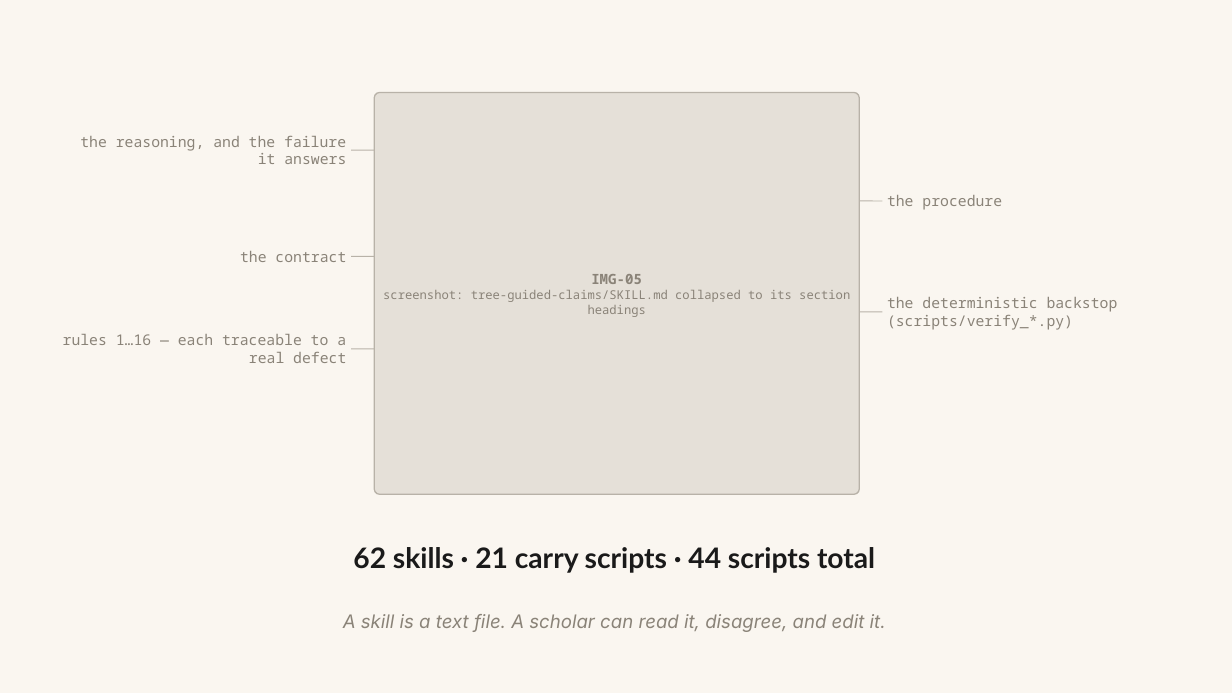
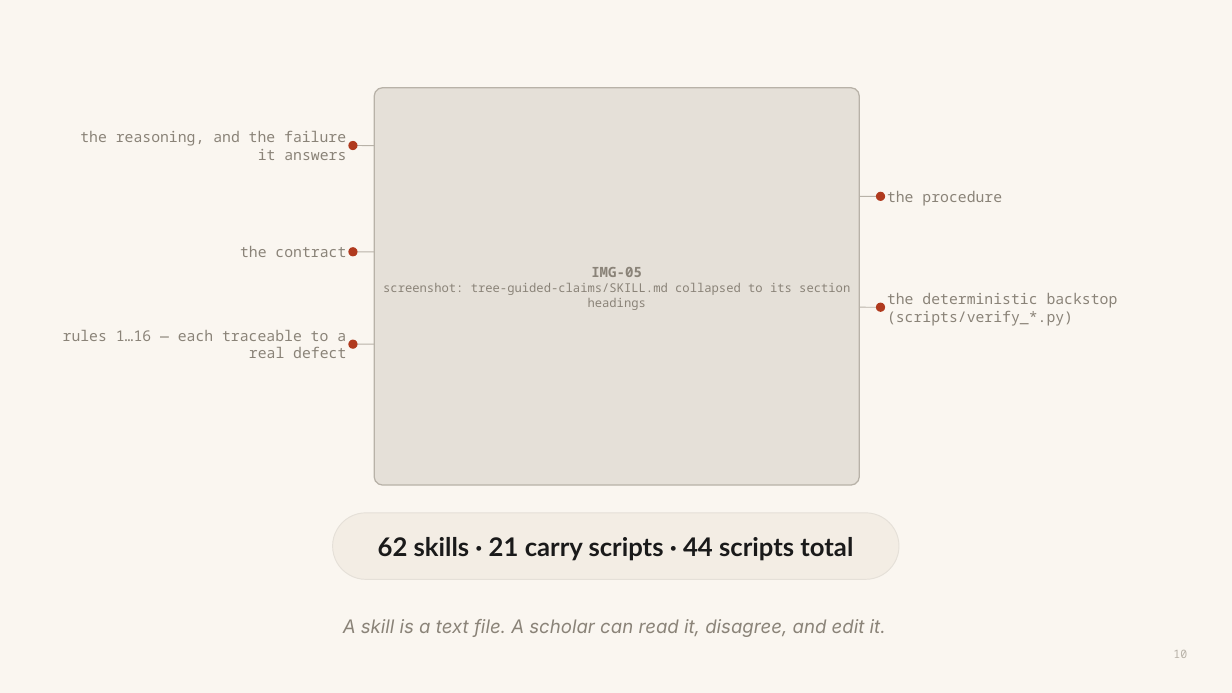
Before and after one commit to WeBuddhist/21-taras-rails, a slide deck: slide 10 of 0-INBOX/presentation-humanities-2026/verification-deck.pptx. Drawn at 1232x693 pixels with LibreOffice and Linux fonts; fonts in the diff are those of the drawing. Boxes give left, top, right and bottom in pixels: in the first picture for what was removed or moved away, otherwise in the second. Text is boxed around its words. In the diff, an @@ line names an element or a change of style, - is before the commit and + after.

```diff
--- a/0-INBOX/presentation-humanities-2026/verification-deck.pptx
+++ b/0-INBOX/presentation-humanities-2026/verification-deck.pptx
@@ text "IMG-05": place and size @@
-text "IMG-05" at [383, 274, 850, 317]
+text "IMG-05" at [383, 267, 850, 310]
@@ rounded rectangle: place and size @@
-rounded rectangle at [374, 92, 860, 494]
+rounded rectangle at [374, 88, 860, 485]
@@ rounded rectangle at [374, 88, 860, 485]: proportions changed @@
@@ ellipse added at [348, 140, 358, 150], fill #B03A1E @@
@@ line moved from (351, 348) - (374, 348) to (860, 196) - (881, 196) @@
@@ ellipse added at [876, 192, 885, 201], fill #B03A1E @@
@@ ellipse added at [348, 247, 358, 256], fill #B03A1E @@
@@ 5 texts, 3 lines: place and size @@
-5 texts, 3 lines at [63, 136, 1118, 363]
+5 texts, 3 lines at [63, 131, 1118, 358]
@@ ellipse added at [876, 302, 885, 311], fill #B03A1E @@
@@ ellipse added at [348, 339, 358, 348], fill #B03A1E @@
@@ line moved from (860, 201) - (883, 201) to (353, 345) - (374, 345) @@
@@ text "62 skills · 21 carry ...": place and size @@
-text "62 skills · 21 carry ..." at [353, 547, 875, 573]
+text "62 skills · 21 carry ..." at [378, 537, 853, 561]
@@ text "62 skills · 21 carry ..." at [378, 537, 853, 561]: size 22 to 20 pt @@
@@ rounded rectangle added at [333, 513, 899, 579], fill #F3EDE4, outline #E5E0D8 0.75 pt @@
@@ text "A skill is a text ...": place and size @@
-text "A skill is a text ..." at [343, 614, 886, 632]
+text "A skill is a text ..." at [343, 619, 886, 637]
@@ text added at [1173, 650, 1187, 658], 9 pt, text #B8B2A8 @@
+10
```
Also in this commit, not shown: 31 other slides changed.
